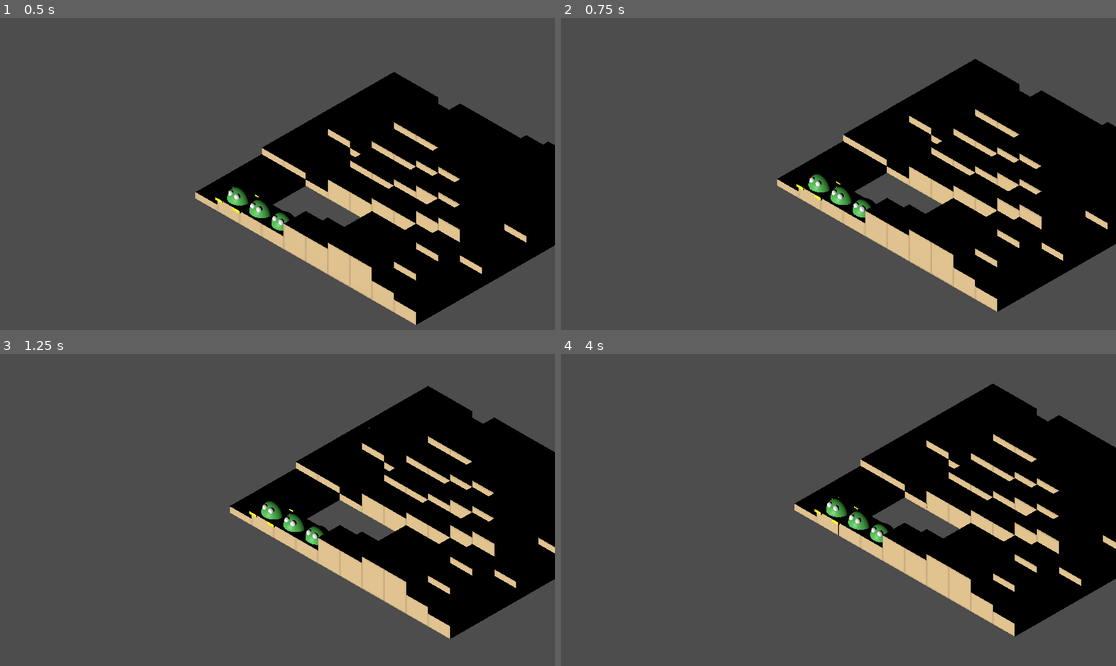
Above: before the commit, frames 1-4 (two rows, left to right).
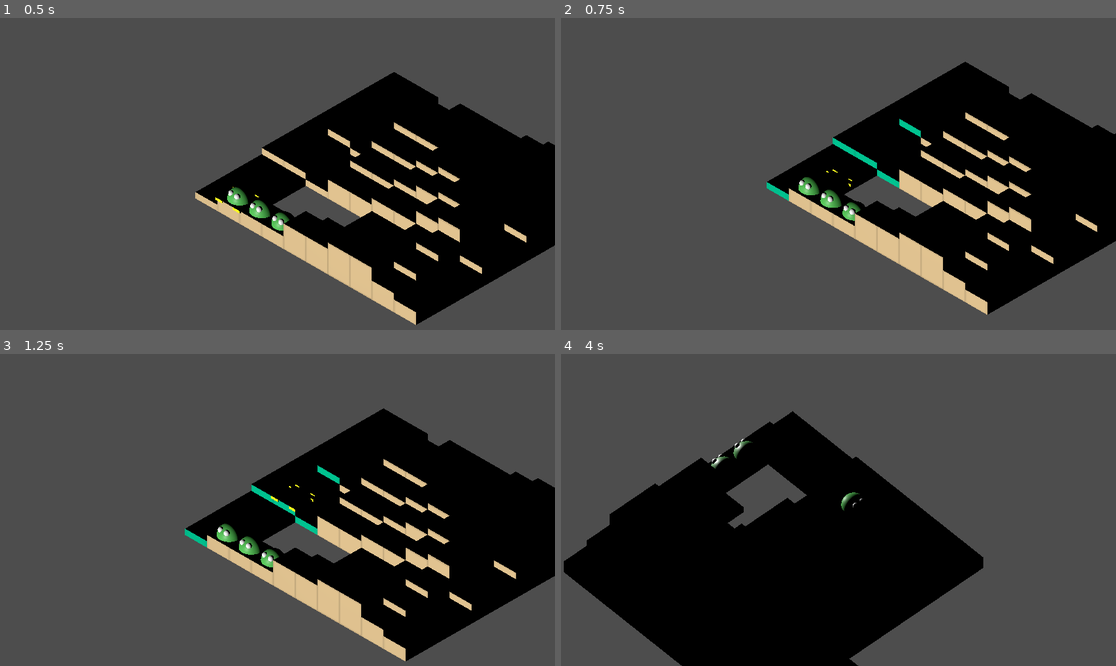
Above: after the commit, the same moments.

Repository: CarlosEpiStats/liquid-fire-tactics
Game: Godot game, scene res://Scenes/Battle.tscn
The game is run twice, just before and just after one commit, with the same random seed, the same clock (stepped at 60 frames per second) and the same inputs.
Inputs (mouse positions are in pixels of both pictures, inside the frame that each line leads up to):
- Up to frame 1 (0.5 s): no input
- Up to frame 2 (0.75 s): tap Enter (fire_1) at 0.5 s; move the mouse to (960, 158) at 0.52 s; hold Right (move_right) from 0.53 s (still down); hold Right mouse button (camera_activate) from 0.53 s (still down)
- Up to frame 3 (1.25 s): keep holding Right (move_right); keep holding Right mouse button (camera_activate)
- Up to frame 4 (4 s): move the mouse to (727, 525) at 1.27 s; release Right (move_right) at 1.28 s; release Right mouse button (camera_activate) at 1.28 s; hold Down (move_down) 1.28-2.03 s; tap one key every 0.75 s from 1.35 s: Enter (fire_1) Shift (fire_2) Mouse wheel down (zoom_down) Mouse wheel up (zoom_up); move the mouse to (894, 441) at 2.02 s; hold Right (move_right) 2.03-2.78 s; move the mouse to (810, 572) at 2.77 s; hold Up (move_up) 2.78-3.53 s; move the mouse to (1005, 556) at 3.52 s; hold Left (move_left) from 3.53 s (still down)

Frame 1 is identical in both runs. In frame 2, 8.7% of the frame differs, in the area x 37-100%, y 13-96%; in frame 3, 19%; in frame 4, 55%, in the area x 0-100%, y 9-100%.

Commit message:
Fixed states

Diff:
--- a/Scenes/Battle.tscn
+++ b/Scenes/Battle.tscn
@@ -27,7 +27,7 @@
 
 [node name="Init Battle State" type="Node" parent="Battle Controller/State Machine" node_paths=PackedStringArray("selectUnitState")]
 script = ExtResource("3_c5ef4")
-selectUnitState = NodePath(".")
+selectUnitState = NodePath("../Select Unit State")
 
 [node name="Move Target State" type="Node" parent="Battle Controller/State Machine" node_paths=PackedStringArray("MoveSequenceState")]
 script = ExtResource("4_u22qb")
--- a/Scripts/Enums Extensions/Directions.gd
+++ b/Scripts/Enums Extensions/Directions.gd
@@ -1,11 +1,12 @@
 class_name Directions
 
-enum Dirs{
+enum Dirs {
 	SOUTH,
 	EAST,
 	NORTH,
-	WEST
+	WEST,
 }
+
 
 static func GetDirection(t1: Tile, t2: Tile):
 	var dir:Directions.Dirs
@@ -17,5 +18,6 @@
 
 	return dir
 
+
 static func ToEuler(d: Dirs):
 	return Vector3(0, d * 90, 0)
